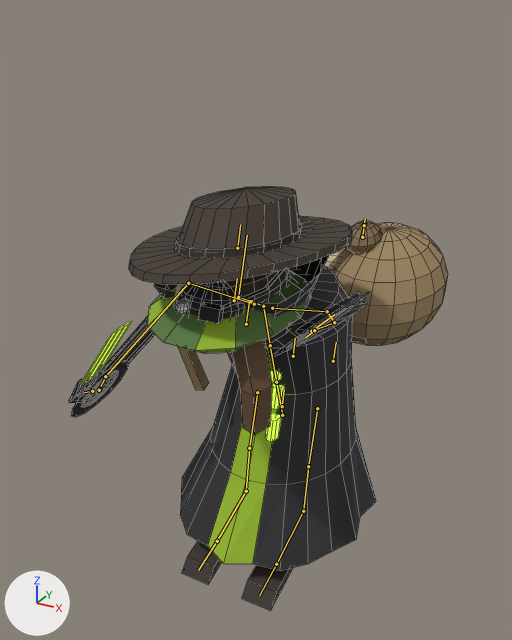
The Blender file art/shopkeepers/slink/slink.blend as it was, and as the next commit left it.
Before and after are seen from a 50 mm lens placed at (0.89, -1.817, 1.718), pointed at (-0.05, -0.109, 0.864). Every picture has the same lights, and +X, +Y and +Z are marked at lower left. The picture after the commit comes second. Both versions are drawn at frame 0 of the action 'defeat'; the numbers are the values there. The bones that bend it are drawn over the model as lines. Mesh edges are drawn as thin lines.

The first picture shows 'slink'.
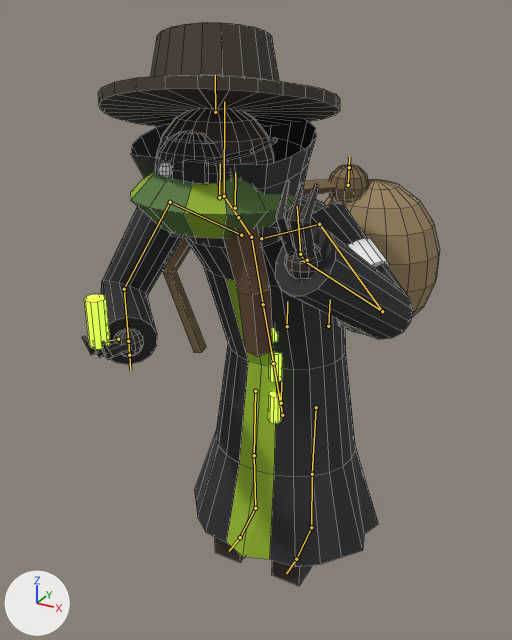
What the commit changed:
Bone 'pelvis' (bone_pelvis) is rescaled from (1.0, 0.66, 1.25) to (1.0, 1.0, 1.0).
Bone 'upperarm_r' (bone_upperarm_r) is rescaled from (0.41, 1.5, 0.76) to (1.0, 1.0, 1.0).
Bone 'forearm_r' (bone_forearm_r) is rescaled from (1.25, 0.32, 1.15) to (1.0, 1.0, 1.0).
Bone 'hand_r' (bone_hand_r) is rescaled from (1.25, 0.32, 1.15) to (1.0, 1.0, 1.0).
Bone 'upperarm_l' (bone_upperarm_l) is rescaled from (1.41, 0.15, 1.0) to (1.0, 1.0, 1.0).
Bone 'forearm_l' (bone_forearm_l) is rescaled from (1.34, 0.48, 0.99) to (1.0, 1.0, 1.0).
Bone 'hand_l' (bone_hand_l) is rescaled from (1.0, 0.0, 1.41) to (1.0, 1.0, 1.0).
Bone 'fingers_l' (bone_fingers_l) is rescaled from (1.0, 0.78, 1.18) to (1.0, 1.0, 1.0).
Bone 'thigh_l' (bone_thigh_l) is rescaled from (1.0, 1.04, 0.96) to (1.0, 1.0, 1.0).
Bone 'calf_l' (bone_calf_l) is rescaled from (1.0, 0.96, 1.04) to (1.0, 1.0, 1.0).
Bone 'foot_l' (bone_foot_l) is rescaled from (1.0, 1.32, 0.51) to (1.0, 1.0, 1.0).
Bone 'thigh_r' (bone_thigh_r) is rescaled from (1.0, 1.04, 0.96) to (1.0, 1.0, 1.0).
Bone 'calf_r' (bone_calf_r) is rescaled from (1.0, 0.96, 1.04) to (1.0, 1.0, 1.0).
Bone 'foot_r' (bone_foot_r) is rescaled from (1.0, 1.32, 0.51) to (1.0, 1.0, 1.0).

Location of each change, [x1, y1, x2, y2] in pixels of the pictures (512 x 640 px):
'slink', posed (33% taller)
    before: [69, 187, 448, 611]
    after: [82, 22, 440, 586]
bone 'pelvis', root to tip
    before: (282, 415) to (276, 382)
    after: (282, 415) to (273, 363)
bone 'upperarm_r', root to tip
    before: (188, 283) to (105, 376)
    after: (170, 202) to (124, 289)
bone 'forearm_r', root to tip
    before: (105, 376) to (99, 389)
    after: (124, 289) to (128, 341)
bone 'hand_r', root to tip
    before: (99, 389) to (99, 390)
    after: (128, 341) to (129, 355)
bone 'upperarm_l', root to tip
    before: (327, 311) to (334, 322)
    after: (319, 224) to (382, 311)
bone 'forearm_l', root to tip
    before: (334, 322) to (311, 331)
    after: (382, 311) to (304, 261)
bone 'hand_l', root to tip
    before: (311, 331) to (311, 331)
    after: (304, 261) to (300, 254)
bone 'fingers_l', root to tip
    before: (311, 331) to (334, 314)
    after: (300, 254) to (297, 206)
bone 'thigh_l', root to tip
    before: (317, 408) to (308, 466)
    after: (316, 407) to (312, 474)
bone 'calf_l', root to tip
    before: (308, 466) to (303, 511)
    after: (312, 474) to (311, 527)
bone 'foot_l', root to tip
    before: (303, 511) to (276, 564)
    after: (311, 527) to (296, 559)
bone 'thigh_r', root to tip
    before: (257, 392) to (249, 448)
    after: (255, 391) to (254, 455)
bone 'calf_r', root to tip
    before: (249, 448) to (246, 491)
    after: (254, 455) to (255, 508)
bone 'foot_r', root to tip
    before: (246, 491) to (217, 541)
    after: (255, 508) to (240, 537)
